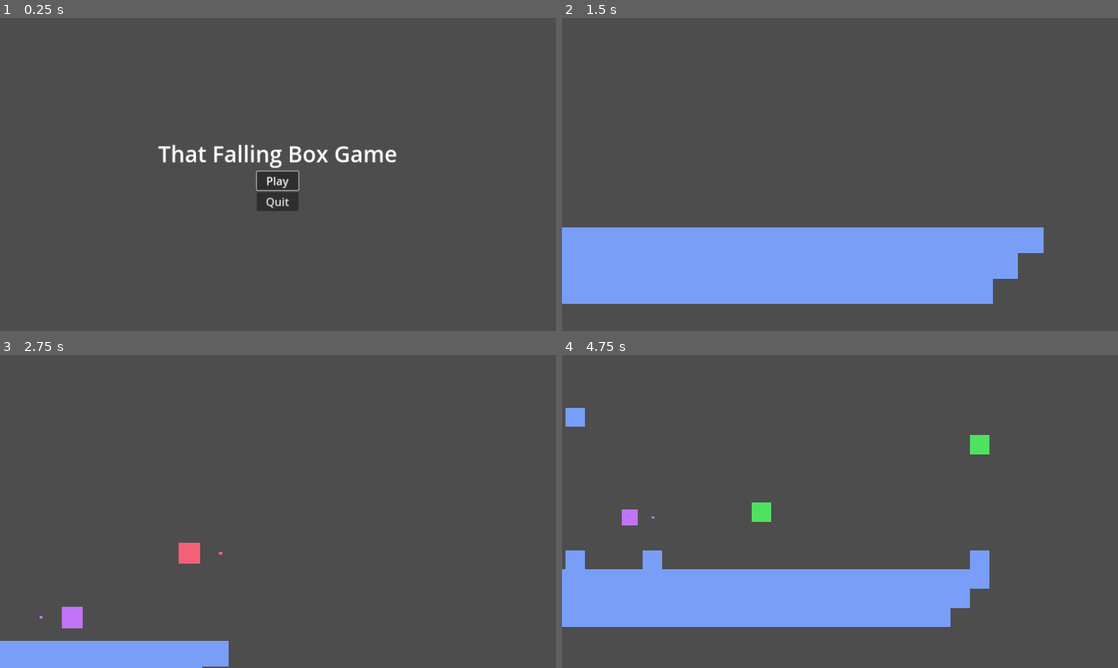
Above: before the commit, frames 1-4 (two rows, left to right).
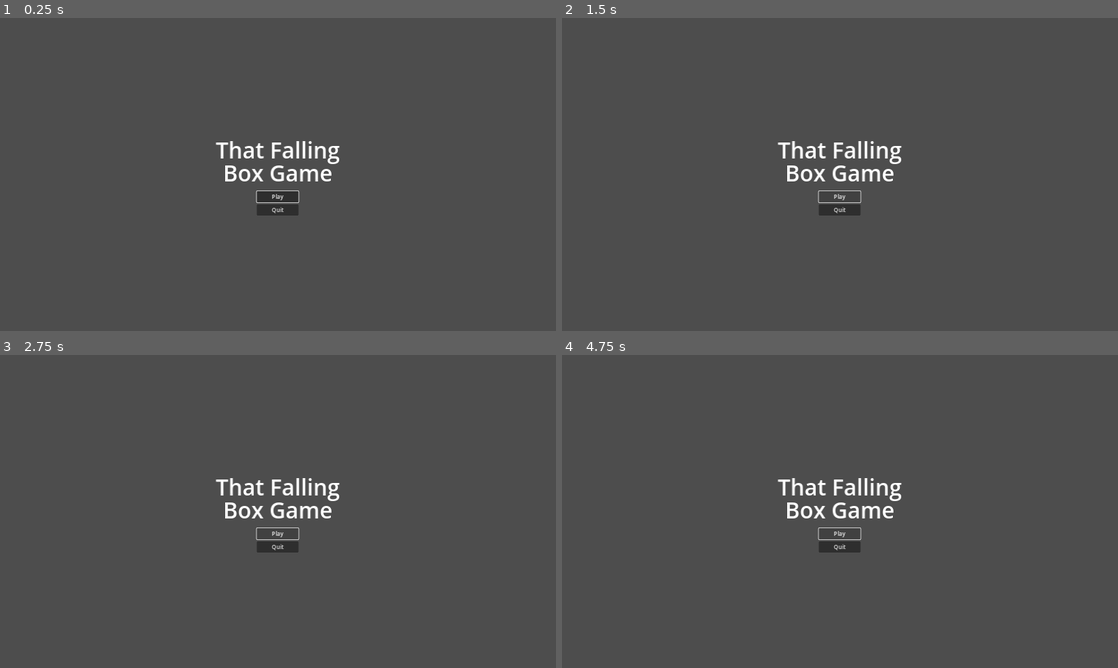
Above: after the commit, the same moments.

Repository: itsMapleLeaf/tfbg
Game: Godot game, scene res://title_menu/title_menu.tscn
The game is run twice, just before and just after one commit, with the same random seed, the same clock (stepped at 60 frames per second) and the same inputs.
Inputs (mouse positions are in pixels of both pictures, inside the frame that each line leads up to):
- Up to frame 1 (0.25 s): no input
- Up to frame 2 (1.5 s): click "Play" at 0.5 s; click (840, 196) at 1.25 s, where only the run after the commit has a clickable "Play"
- Up to frame 3 (2.75 s): hold Right (right) from 2.03 s (still down); hold X (grab) from 2.03 s (still down); tap Z (jump) at 2.27 s
- Up to frame 4 (4.75 s): release X (grab) at 2.78 s; tap X (grab) at 2.85, 4.35 s; tap Z (jump) at 3.02, 4.52 s; release Right (right) at 3.53 s; hold Left (left) 3.53-4.28 s; hold X (grab) 3.53-4.28 s; hold Right (right) from 4.28 s (still down)

The runs differ from the first frame. In frame 1, 2.4% of the frame differs, in the area x 28-72%, y 39-64%; in frame 2, 21%, in the area x 0-87%, y 39-92%; in frame 3, 5.4%; in frame 4, 16%.

Commit message:
title menu polish

Diff:
--- /dev/null
+++ b/button_theme.tres
@@ -0,0 +1,3 @@
+[gd_resource type="Theme" format=3 uid="uid://ckit4v3f83kan"]
+
+[resource]
--- /dev/null
+++ b/title_label_settings.tres
@@ -0,0 +1,5 @@
+[gd_resource type="LabelSettings" format=3 uid="uid://bbm1sqkcg4oi8"]
+
+[resource]
+line_spacing = 0.0
+font_size = 64
--- /dev/null
+++ b/title_label_theme.tres
@@ -0,0 +1,4 @@
+[gd_resource type="Theme" format=3 uid="uid://ddmwl58e0qtxf"]
+
+[resource]
+default_font_size = 32
--- a/title_menu/play_button.gd
+++ /dev/null
@@ -1,7 +0,0 @@
-extends Button
-
-func _ready():
-	grab_focus()
-
-func _pressed():
-	get_tree().change_scene_to_file("res://game/game.tscn")
--- a/title_menu/quit_button.gd
+++ /dev/null
@@ -1,4 +0,0 @@
-extends Button
-
-func _pressed():
-	get_tree().quit()
--- /dev/null
+++ b/title_menu/title_menu.gd
@@ -0,0 +1,12 @@
+extends Control
+
+@export var play_button: Button
+
+func _ready():
+	play_button.grab_focus()
+
+func _on_play_button_pressed():
+	get_tree().change_scene_to_file("res://game/game_scene.tscn")
+
+func _on_quit_button_pressed():
+	get_tree().quit()
--- a/title_menu/title_menu.tscn
+++ b/title_menu/title_menu.tscn
@@ -1,18 +1,18 @@
 [gd_scene load_steps=4 format=3 uid="uid://cupcyskx0pxoq"]
 
-[ext_resource type="Script" path="res://title_menu/play_button.gd" id="1_xy7cs"]
-[ext_resource type="Script" path="res://title_menu/quit_button.gd" id="2_wx26d"]
+[ext_resource type="Script" path="res://title_menu/title_menu.gd" id="1_euc42"]
+[ext_resource type="Theme" uid="uid://ddmwl58e0qtxf" path="res://title_label_theme.tres" id="1_m6n07"]
+[ext_resource type="Theme" uid="uid://ckit4v3f83kan" path="res://button_theme.tres" id="2_722lb"]
 
-[sub_resource type="LabelSettings" id="LabelSettings_6tpvy"]
-font_size = 64
-
-[node name="TitleMenu" type="Control"]
+[node name="TitleMenu" type="Control" node_paths=PackedStringArray("play_button")]
 layout_mode = 3
 anchors_preset = 15
 anchor_right = 1.0
 anchor_bottom = 1.0
 grow_horizontal = 2
 grow_vertical = 2
+script = ExtResource("1_euc42")
+play_button = NodePath("CenterContainer/VBoxContainer/PlayButton")
 
 [node name="CenterContainer" type="CenterContainer" parent="."]
 layout_mode = 1
@@ -28,22 +28,30 @@
 alignment = 1
 
 [node name="Title" type="Label" parent="CenterContainer/VBoxContainer"]
+custom_minimum_size = Vector2(0, 160)
 layout_mode = 2
-text = "That Falling Box Game"
-label_settings = SubResource("LabelSettings_6tpvy")
+theme = ExtResource("1_m6n07")
+theme_type_variation = &"HeaderLarge"
+theme_override_constants/line_spacing = -24
+theme_override_font_sizes/font_size = 64
+text = "That Falling
+Box Game"
+horizontal_alignment = 1
+vertical_alignment = 1
 
 [node name="PlayButton" type="Button" parent="CenterContainer/VBoxContainer"]
 custom_minimum_size = Vector2(120, 0)
 layout_mode = 2
 size_flags_horizontal = 4
-theme_override_font_sizes/font_size = 32
+theme = ExtResource("2_722lb")
 text = "Play"
-script = ExtResource("1_xy7cs")
 
 [node name="QuitButton" type="Button" parent="CenterContainer/VBoxContainer"]
 custom_minimum_size = Vector2(120, 0)
 layout_mode = 2
 size_flags_horizontal = 4
-theme_override_font_sizes/font_size = 32
+theme = ExtResource("2_722lb")
 text = "Quit"
-script = ExtResource("2_wx26d")
+
+[connection signal="pressed" from="CenterContainer/VBoxContainer/PlayButton" to="." method="_on_play_button_pressed"]
+[connection signal="pressed" from="CenterContainer/VBoxContainer/QuitButton" to="." method="_on_quit_button_pressed"]
